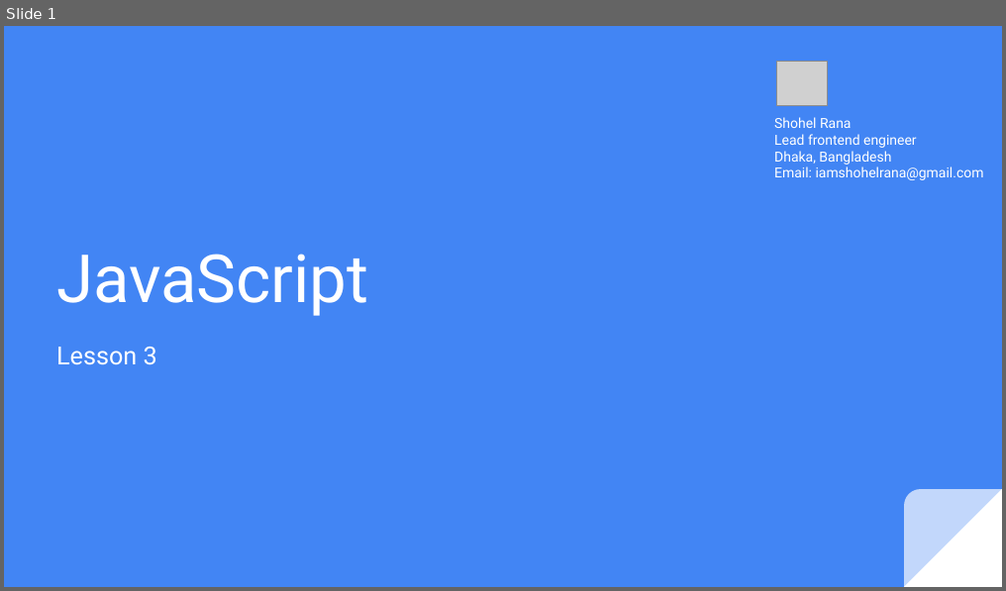
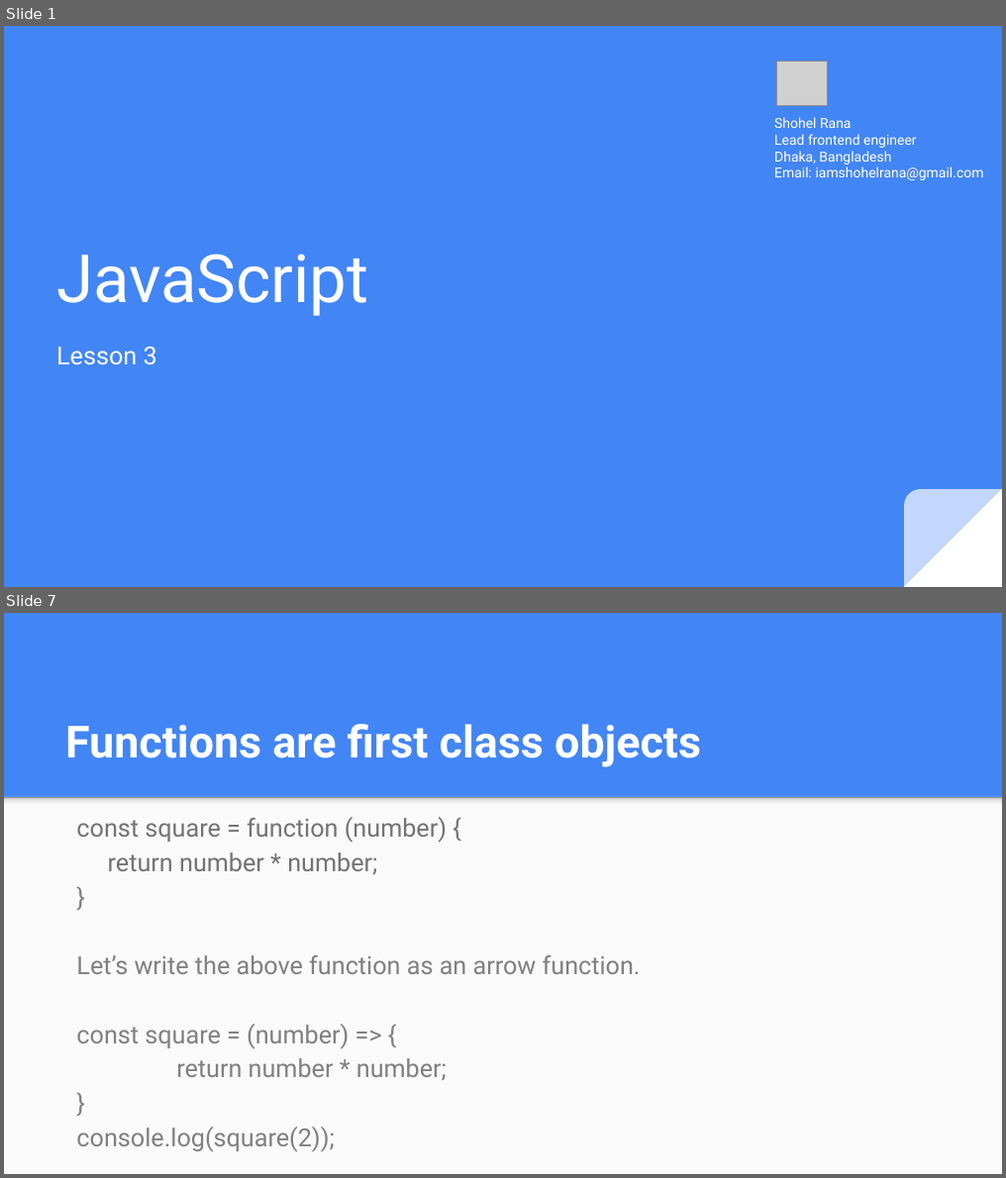
Before and after one commit to mdshohelrana/the-road-to-javascript, a slide deck: Class Content/Day 3/JavaScript Lesson 3.pptx. Shown one above the other, each under a label of ours: slide 1 before the commit, slides 1 and 7 after it; the slides between them are not shown. The pictures are 1006x591 and 1006x1178 pixels, drawn with LibreOffice and Linux fonts; fonts in the diff are those of the drawing; grey boxes stand for pictures. Boxes give left, top, right and bottom in pixels: in the first picture for what was removed or moved away, otherwise in the second. Text is boxed around its words. In the diff, an @@ line names an element or a change of style, - is before the commit and + after.

```diff
--- a/Class Content/Day 3/JavaScript Lesson 3.pptx
+++ b/Class Content/Day 3/JavaScript Lesson 3.pptx
@@ slide 7 added at bbox=[4, 613, 1002, 1174], background #4285F4 @@
@@ title added at bbox=[65, 724, 701, 767], 32 pt, text #FFFFFF, bold @@
+Functions are first class objects
@@ rectangle added at bbox=[4, 796, 1002, 1173], fill #FAFAFA @@
@@ rectangle added at bbox=[4, 796, 1002, 809], fill gradient #F9F9F9 to #DEDEDE to #999999 @@
@@ text added at bbox=[76, 817, 641, 1153], 18 pt, text #808080 @@
+const square = function (number) {
+return number * number;
+}
+Let’s write the above function as an arrow function.
+const square = (number) => {
+return number * number;
+}
+console.log(square(2));
```
Also in this commit, not shown: 19 other slides added, 1 other file.
